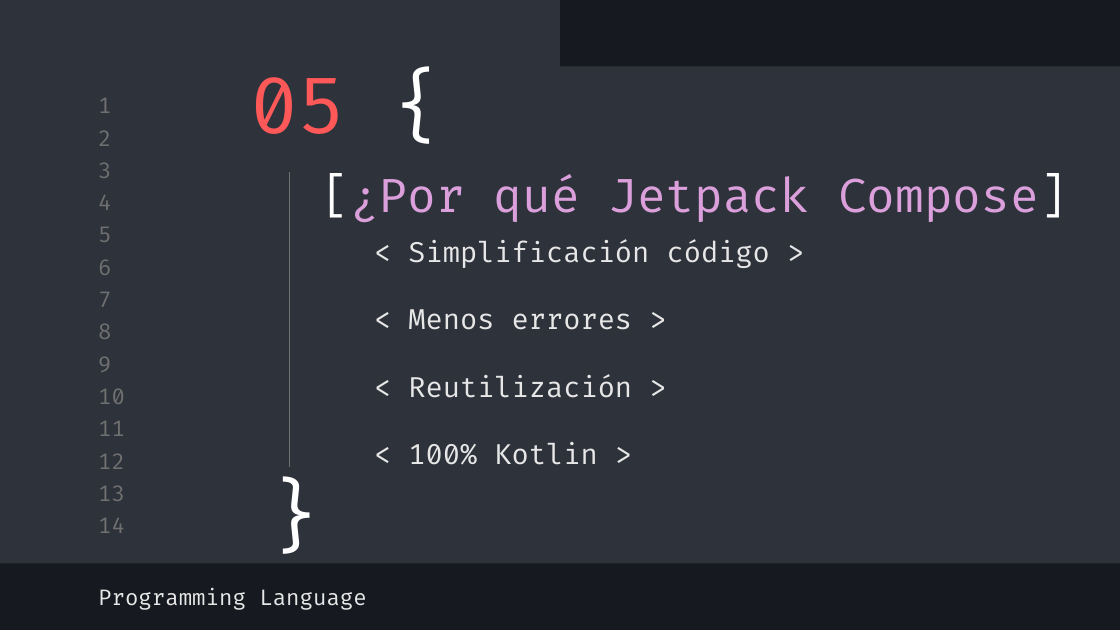
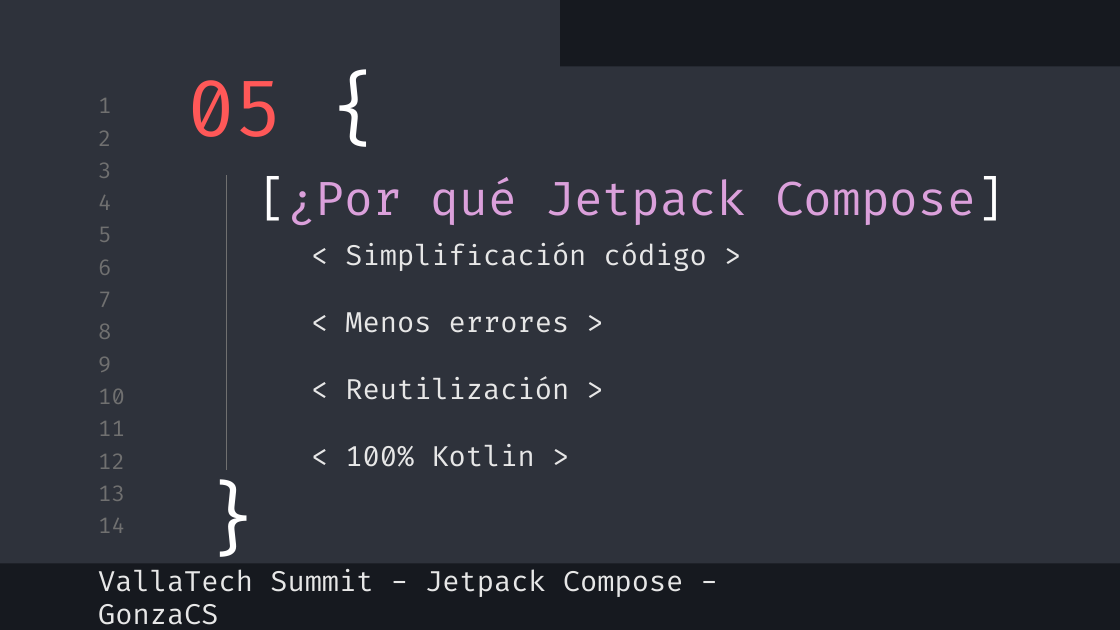
Before and after one commit to GonzaCS/vallaTechSummit-jetpack-compose, a slide deck: slide 12 of DevFest Jetpack Compose.pptx. Drawn at 1120x630 pixels with LibreOffice and Linux fonts; fonts in the diff are those of the drawing. Boxes give left, top, right and bottom in pixels: in the first picture for what was removed or moved away, otherwise in the second. Text is boxed around its words. In the diff, an @@ line names an element or a change of style, - is before the commit and + after.

```diff
--- a/DevFest Jetpack Compose.pptx
+++ b/DevFest Jetpack Compose.pptx
@@ title "05 {": place and size @@
-title "05 {" at <box>250,77,346,134</box>
+title "05 {" at <box>187,80,283,137</box>
@@ title "[¿Por qué Jetpack Compose]": place and size @@
-title "[¿Por qué Jetpack Compose]" at <box>322,174,1068,222</box>
+title "[¿Por qué Jetpack Compose]" at <box>259,177,1005,225</box>
@@ 1 subtitle, 1 line, 1 text: place and size @@
-1 subtitle, 1 line, 1 text at <box>261,172,770,558</box>
+1 subtitle, 1 line, 1 text at <box>197,175,707,561</box>
@@ subtitle added at <box>98,569,684,625</box>, 18 pt, text #E7E7E7 @@
+VallaTech Summit - Jetpack Compose - GonzaCS
@@ subtitle removed at <box>98,588,366,610</box> @@
-Programming Language
```
Also in this commit, not shown: 11 other slides changed, 9 slides added, 9 slides removed.
